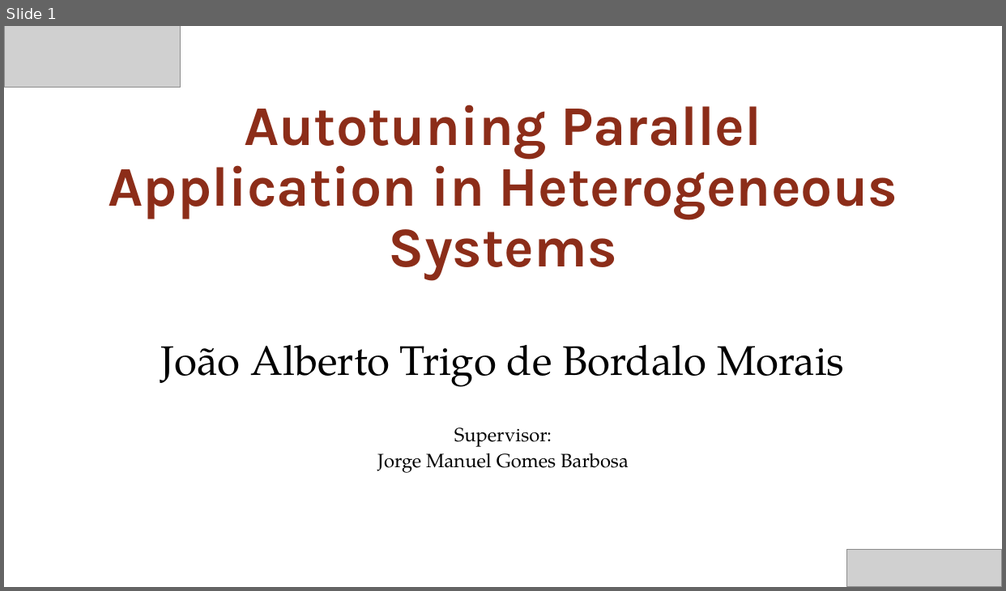
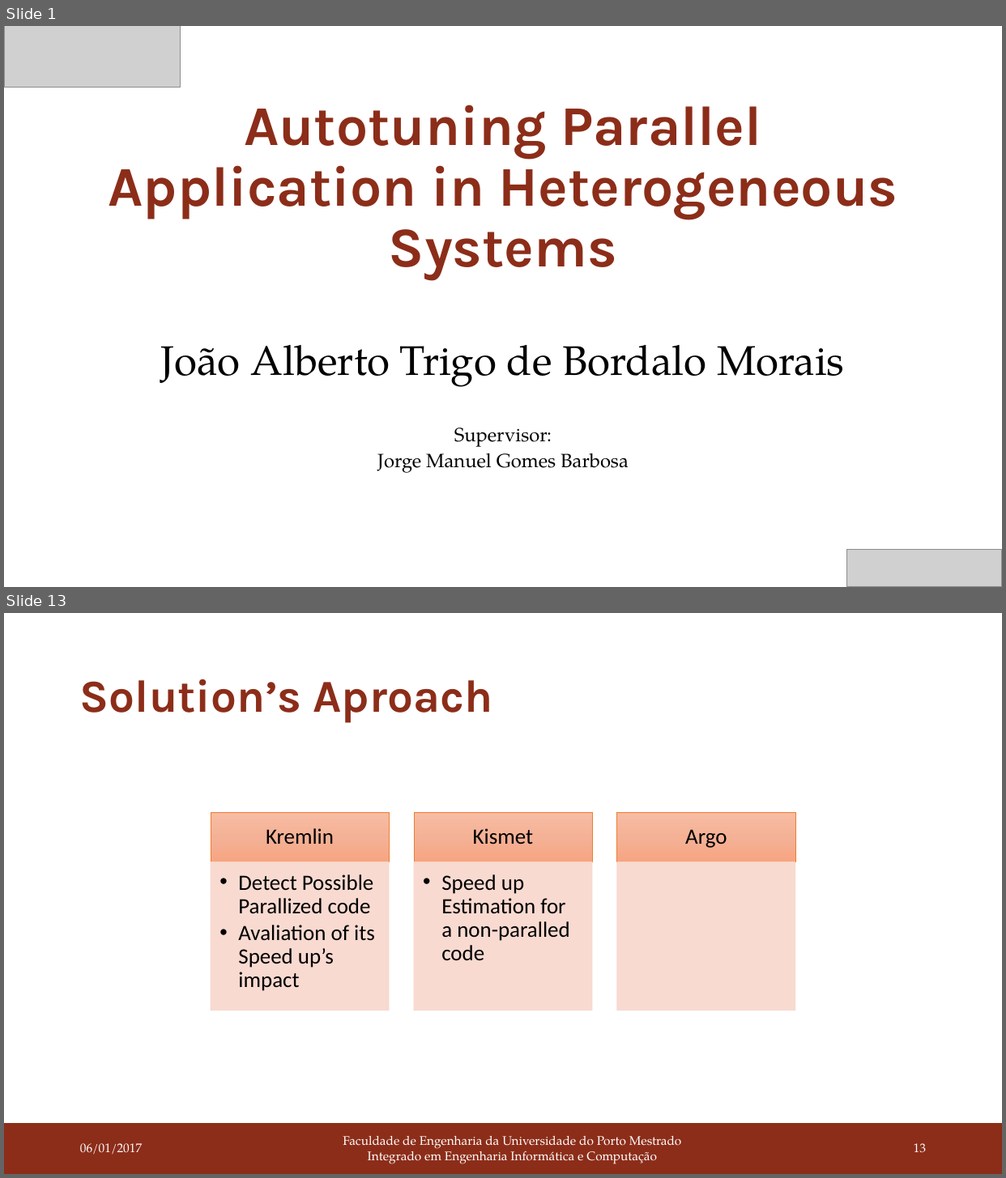
Before and after one commit to joaoBordalo/FEUP-Dissertation, a slide deck: deliverables/PDIS/second delivery/Autotuning Parallel Application in Heterogeneous Systems.pptx. Shown one above the other, each under a label of ours: slide 1 before the commit, slides 1 and 13 after it; the slides between them are not shown. The pictures are 1006x591 and 1006x1178 pixels, drawn with LibreOffice and Linux fonts; fonts in the diff are those of the drawing; grey boxes stand for pictures. Boxes give left, top, right and bottom in pixels: in the first picture for what was removed or moved away, otherwise in the second. Text is boxed around its words. In the diff, an @@ line names an element or a change of style, - is before the commit and + after.

```diff
--- a/deliverables/PDIS/second delivery/Autotuning Parallel Application in Heterogeneous Systems.pptx
+++ b/deliverables/PDIS/second delivery/Autotuning Parallel Application in Heterogeneous Systems.pptx
@@ slide 13 added at bbox=[4, 613, 1002, 1174], background #FFFFFF @@
@@ title added at bbox=[80, 679, 493, 723], 44 pt, text #8C2D19, bold @@
+Solution’s Aproach
@@ group added at bbox=[211, 813, 795, 1012]: 6 rectangles, 5 texts @@
+Kremlin
+  •• Detect Possible Parallized code
+  •• Avaliation of its Speed up’s impact
+Kismet
+  •• Speed up Estimation for a non-paralled code
+Argo
@@ rectangle added at bbox=[4, 1123, 1002, 1174], fill #8C2D19 @@
@@ text added at bbox=[80, 1144, 142, 1155], 12 pt, text #FFFFFF @@
+06/01/2017
@@ text added at bbox=[343, 1136, 682, 1165], 12 pt, text #FFFFFF @@
+Faculdade de Engenharia da Universidade do Porto Mestrado Integrado em Engenharia Informática e Computação
@@ page number added at bbox=[914, 1144, 926, 1153], 12 pt, text #FFFFFF @@
+13
```
Also in this commit, not shown: 16 slides changed, 1 other slide added, 3 other files.
